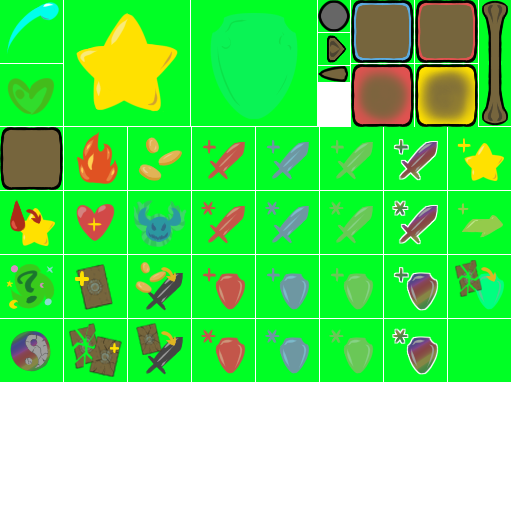
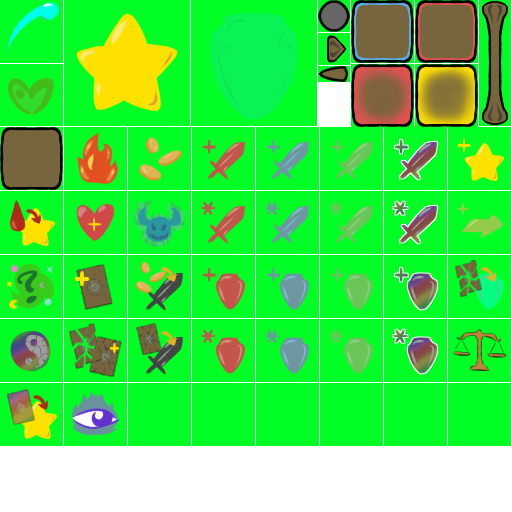
Two versions of the same layered image (512×512). Layer-by-layer changes:
painted on "Calque de dessin 19" (1st of 8, in "Copier de Calque de groupe 18") over [0, 329, 511, 446]
painted on "Calque de dessin 17" (3rd of 7, in "Copier de Calque de groupe 18") over [0, 329, 511, 446]
painted on "Calque de dessin 19" (2nd of 8, in "Copier de Calque de groupe 18") over [0, 329, 511, 446]
painted on "Calque de dessin 17" (4th of 7, in "Copier de Calque de groupe 18") over [0, 329, 511, 446]
painted on "Calque de dessin 19" (3rd of 8, in "Copier de Calque de groupe 18") over [0, 329, 511, 446]
painted on "Calque de dessin 17" (5th of 7, in "Copier de Calque de groupe 18") over [0, 329, 511, 446]
painted on "Calque de dessin 19" (7th of 8, in "Calque de groupe 18") over [0, 329, 511, 446]
painted on "Calque de dessin 17 Fusionnés" (2nd of 11, in "Calque de groupe 18") over [0, 329, 511, 446]
painted on "Calque de dessin 25" (2nd of 8, in "Copier de Calque de groupe 18") over [0, 329, 511, 446]
painted on "Calque de dessin 17 Fusionnés" (5th of 11, in "Copier de Calque de groupe 18") over [0, 329, 511, 446]
painted on "Calque de dessin 25" (4th of 8, in "Copier de Calque de groupe 18") over [0, 329, 511, 446]
painted on "Calque de dessin 17 Fusionnés" (7th of 11, in "Copier de Calque de groupe 18") over [0, 329, 511, 446]
painted on "Calque de dessin 26" over [0, 329, 511, 446]
painted on "Calque de dessin 25" (7th of 8, in "Copier de Calque de groupe 18") over [0, 329, 511, 446]
painted on "Calque de dessin 17 Fusionnés" (10th of 11, in "Copier de Calque de groupe 18") over [0, 329, 511, 446]
painted on "Calque de dessin 25" (8th of 8, in "Copier de Calque de groupe 18") over [0, 329, 511, 446]
painted on "Calque de dessin 17 Fusionnés" (11th of 11, in "Copier de Calque de groupe 18") over [0, 329, 511, 446]
painted on "Calque de dessin 27" over [0, 329, 511, 446]
…and 34 more changes (20 added, 12 painted, 2 stack)
